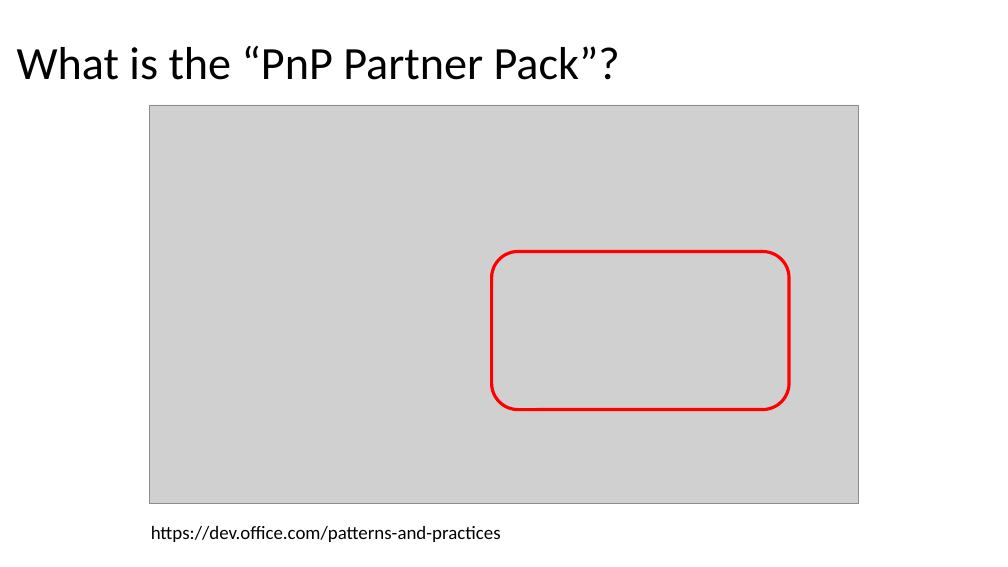
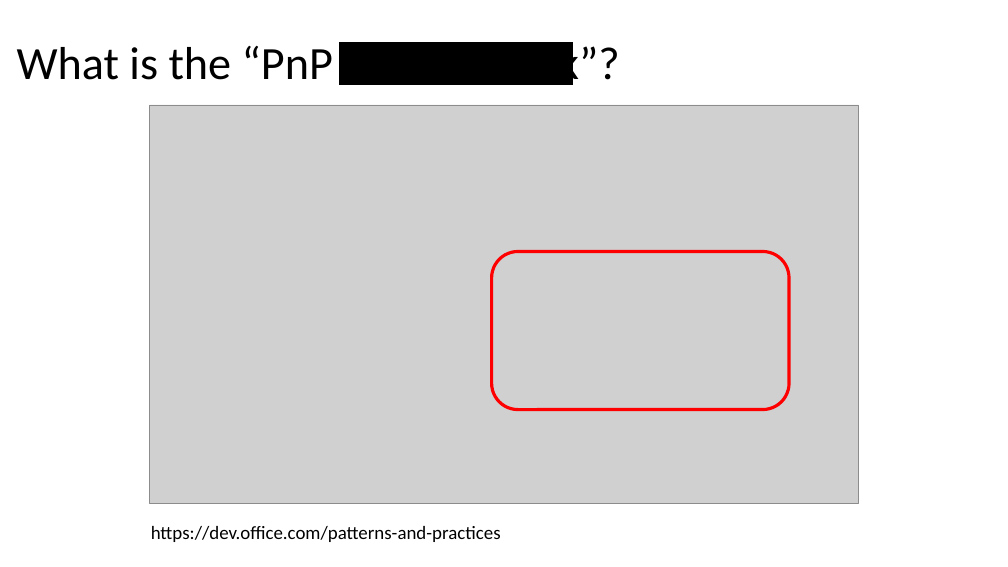
Before and after one commit to HiltonGiesenow/MSCommunityDay, a slide deck: slide 9 of 2018/Site Creation/Slides/Improved Site Creation, Governance & Self Service.pptx. Drawn at 1008x567 pixels with LibreOffice and Linux fonts; fonts in the diff are those of the drawing; grey boxes stand for pictures. Boxes give left, top, right and bottom in pixels: in the first picture for what was removed or moved away, otherwise in the second. Text is boxed around its words. In the diff, an @@ line names an element or a change of style, - is before the commit and + after.

```diff
--- a/2018/Site Creation/Slides/Improved Site Creation, Governance & Self Service.pptx
+++ b/2018/Site Creation/Slides/Improved Site Creation, Governance & Self Service.pptx
@@ rectangle added at <box>340,42,572,85</box>, fill #000000, outline #000000 1 pt @@
```
Also in this commit, not shown: 7 other slides changed, 3 other files.
